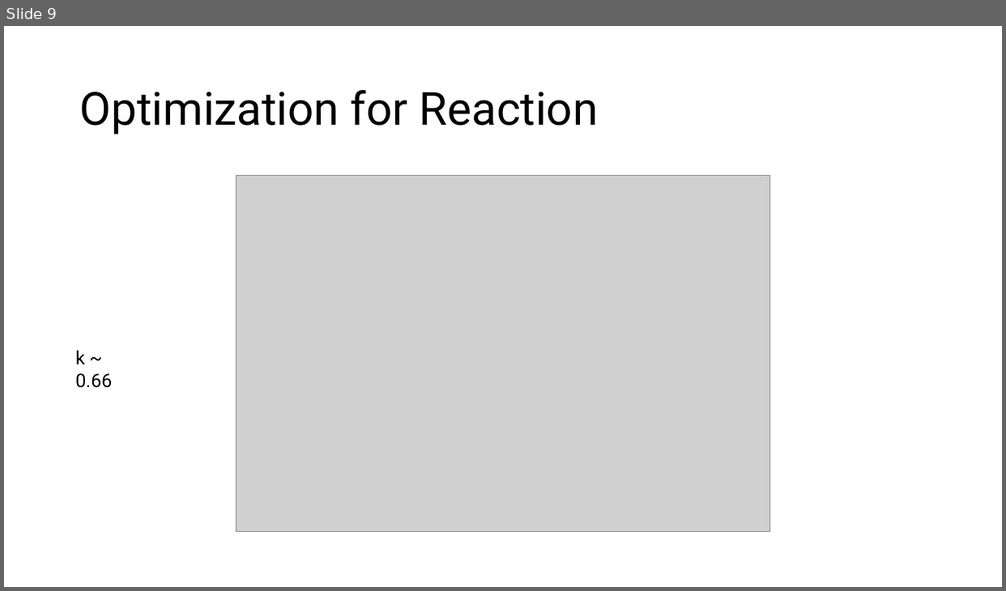
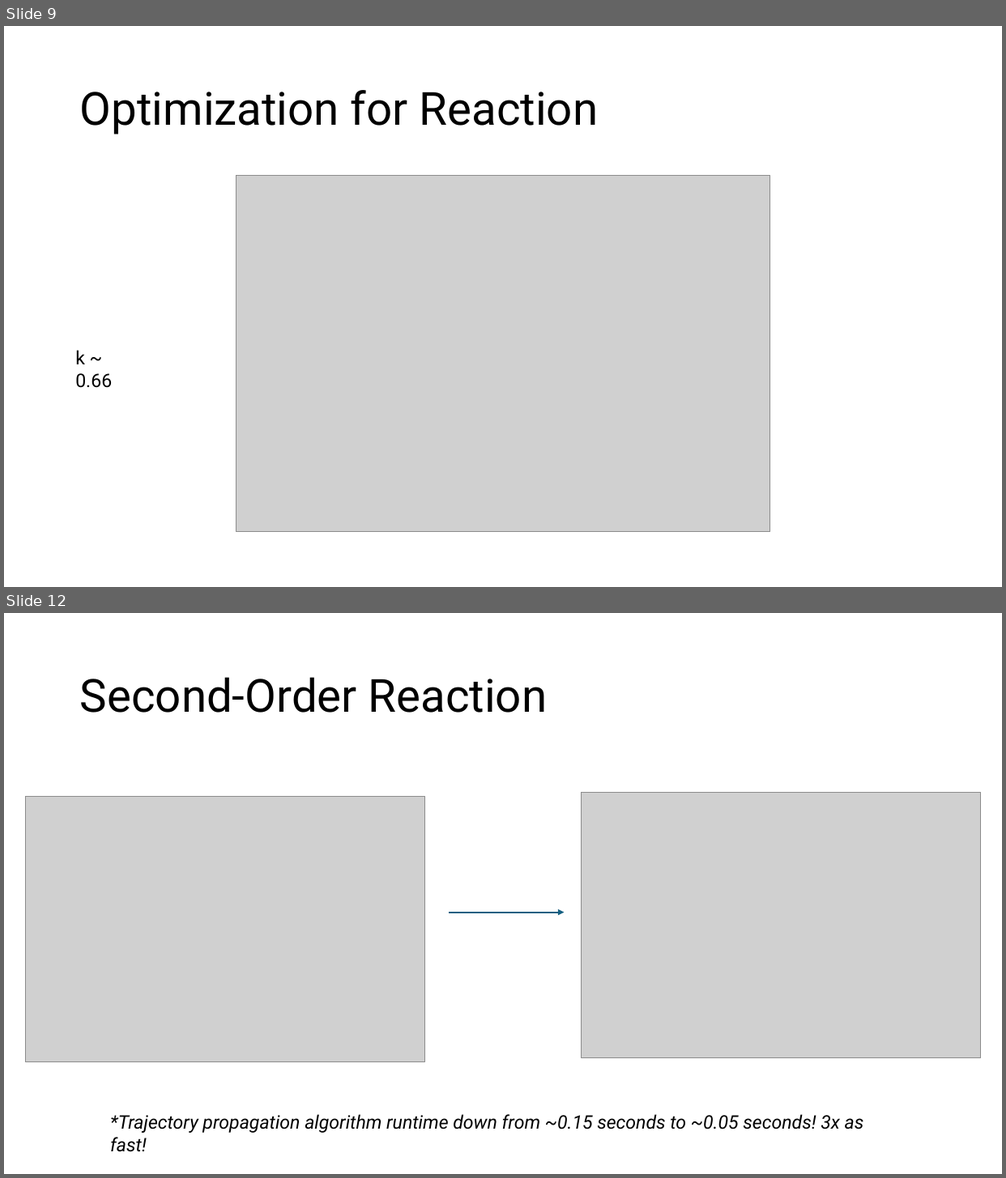
Before and after one commit to tyephoenix/Julia-Simulations, a slide deck: ppt/optimization/powerpoint.pptx. Shown one above the other, each under a label of ours: slide 9 before the commit, slides 9 and 12 after it; the slides between them are not shown. The pictures are 1006x591 and 1006x1178 pixels, drawn with LibreOffice and Linux fonts; fonts in the diff are those of the drawing; grey boxes stand for pictures. Boxes give left, top, right and bottom in pixels: in the first picture for what was removed or moved away, otherwise in the second. Text is boxed around its words. In the diff, an @@ line names an element or a change of style, - is before the commit and + after.

```diff
--- a/ppt/optimization/powerpoint.pptx
+++ b/ppt/optimization/powerpoint.pptx
@@ slide 12 added at [4, 613, 1002, 1174], background #FFFFFF @@
@@ title added at [80, 677, 547, 713], 44 pt, text #000000 @@
+Second-Order Reaction
@@ picture added at [26, 796, 424, 1063] @@
@@ picture added at [582, 793, 981, 1059] @@
@@ arrow added from (449, 913) to (564, 913), #156082 1.5 pt @@
@@ text added at [110, 1114, 864, 1133], 18 pt, text #000000, italic @@
+*Trajectory propagation algorithm runtime down from ~0.15 seconds to ~0.05 seconds! 3x as fast!
```
Also in this commit, not shown: 1 slide changed, 2 other slides added, 8 other files.
